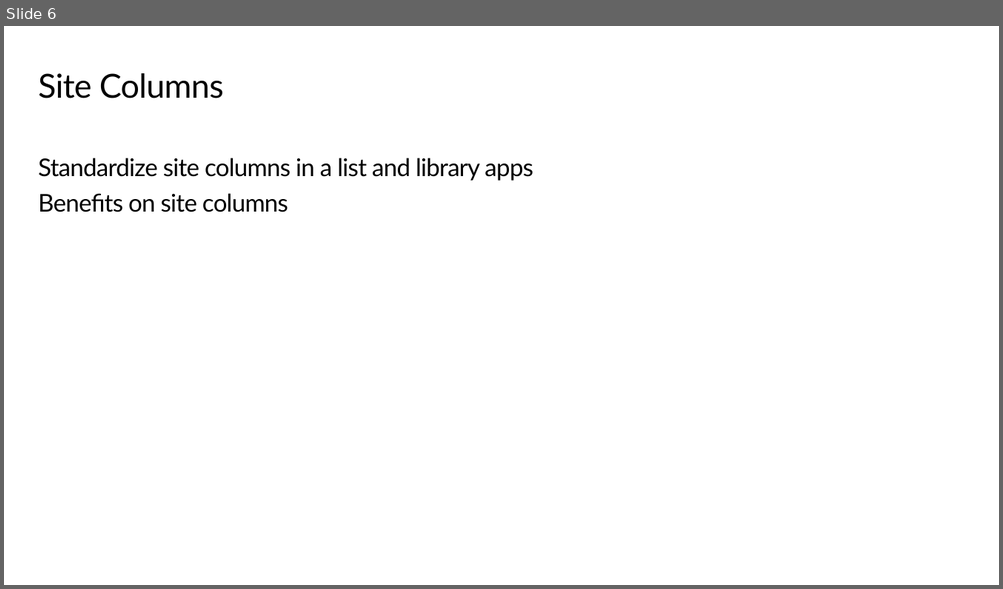
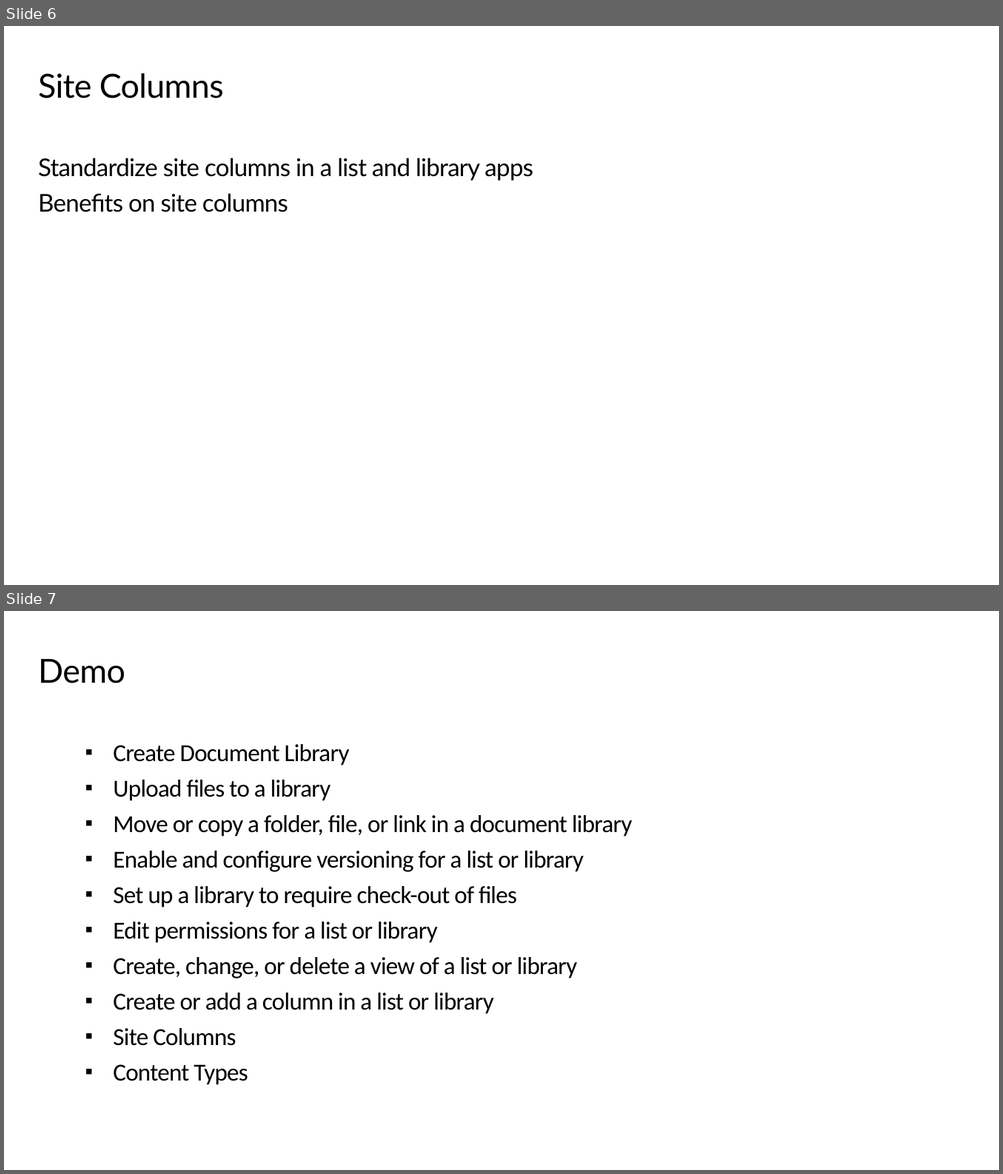
Before and after one commit to JPOWER4/SharePoint-2019-Training, a slide deck: Microsoft SharePoint 2019 Module 5.pptx. Shown one above the other, each under a label of ours: slide 6 before the commit, slides 6 and 7 after it. The pictures are 1003x589 and 1003x1174 pixels, drawn with LibreOffice and Linux fonts; fonts in the diff are those of the drawing. Boxes give left, top, right and bottom in pixels: in the first picture for what was removed or moved away, otherwise in the second. Text is boxed around its words. In the diff, an @@ line names an element or a change of style, - is before the commit and + after.

```diff
--- a/Microsoft SharePoint 2019 Module 5.pptx
+++ b/Microsoft SharePoint 2019 Module 5.pptx
@@ slide 7 added at [4,611,999,1170], background #FFFFFF @@
@@ title added at [38,659,125,684], 32 pt, text #000000 @@
+Demo
@@ text added at [113,744,632,1085], 23.5 pt, text #000000 @@
+▪ Create Document Library
+▪ Upload files to a library
+▪ Move or copy a folder, file, or link in a document library
+▪ Enable and configure versioning for a list or library
+▪ Set up a library to require check-out of files
+▪ Edit permissions for a list or library
+▪ Create, change, or delete a view of a list or library
+▪ Create or add a column in a list or library
+▪ Site Columns
+▪ Content Types
```
Also in this commit, not shown: 2 other files.
